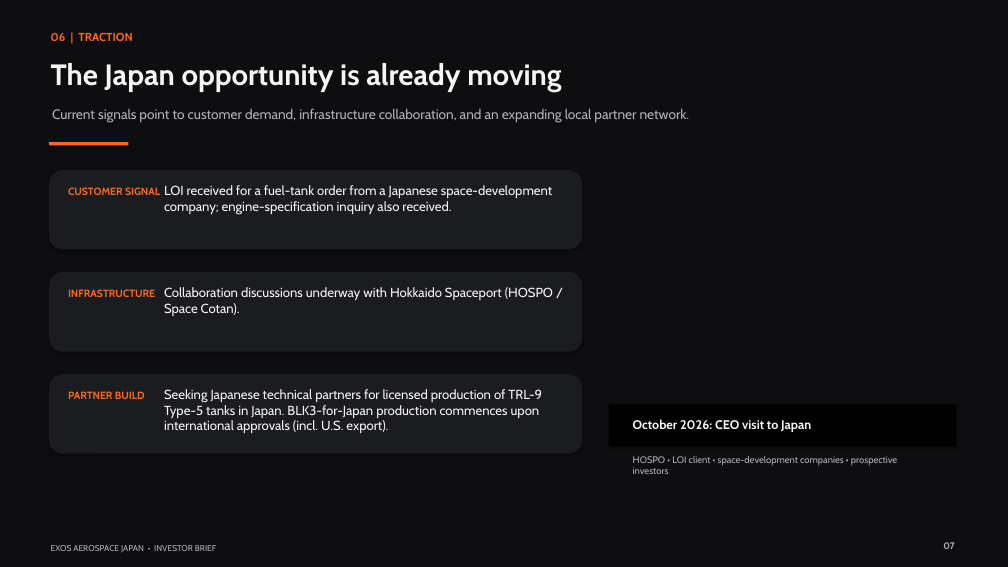
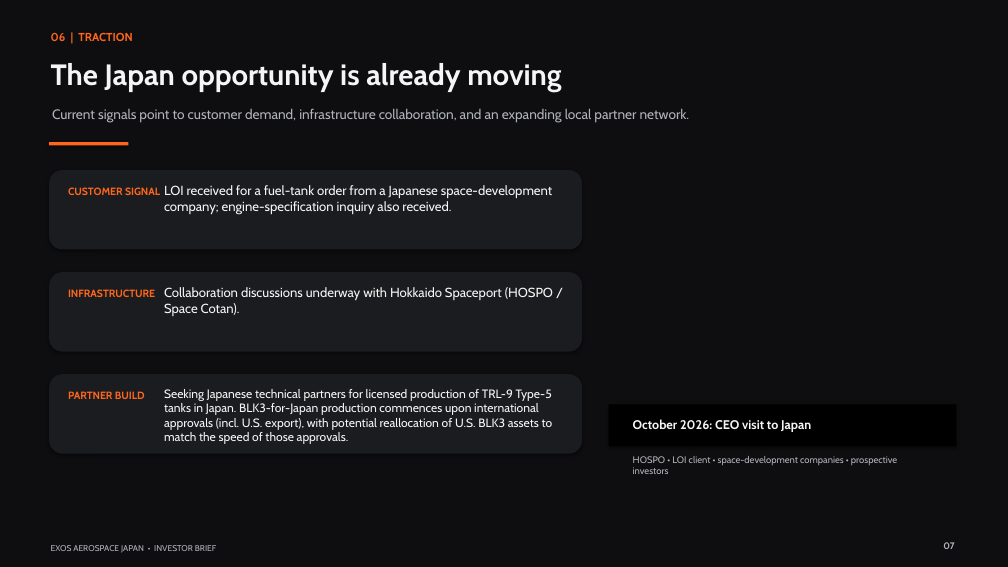
Before and after one commit to ExosAerospace/workspace, a slide deck: slide 7 of drafts/Exos_Aerospace_Japan_Investor_Pitch_Rev2_2026-09-27.pptx. Drawn at 1008x567 pixels with LibreOffice and Linux fonts; fonts in the diff are those of the drawing. Boxes give left, top, right and bottom in pixels: in the first picture for what was removed or moved away, otherwise in the second. Text is boxed around its words. In the diff, an @@ line names an element or a change of style, - is before the commit and + after.

```diff
--- a/drafts/Exos_Aerospace_Japan_Investor_Pitch_Rev2_2026-09-27.pptx
+++ b/drafts/Exos_Aerospace_Japan_Investor_Pitch_Rev2_2026-09-27.pptx
@@ text at [164, 389, 553, 444]: text changed; size 12.5 to 11.5 pt @@
-Seeking Japanese technical partners for licensed production of TRL-9 Type-5 tanks in Japan. BLK3-for-Japan production commences upon international approvals (incl. U.S. export).
+Seeking Japanese technical partners for licensed production of TRL-9 Type-5 tanks in Japan. BLK3-for-Japan production commences upon international approvals (incl. U.S. export), with potential reallocation of U.S. BLK3 assets to match the speed of those approvals.
```
Also in this commit, not shown: 1 other file.
